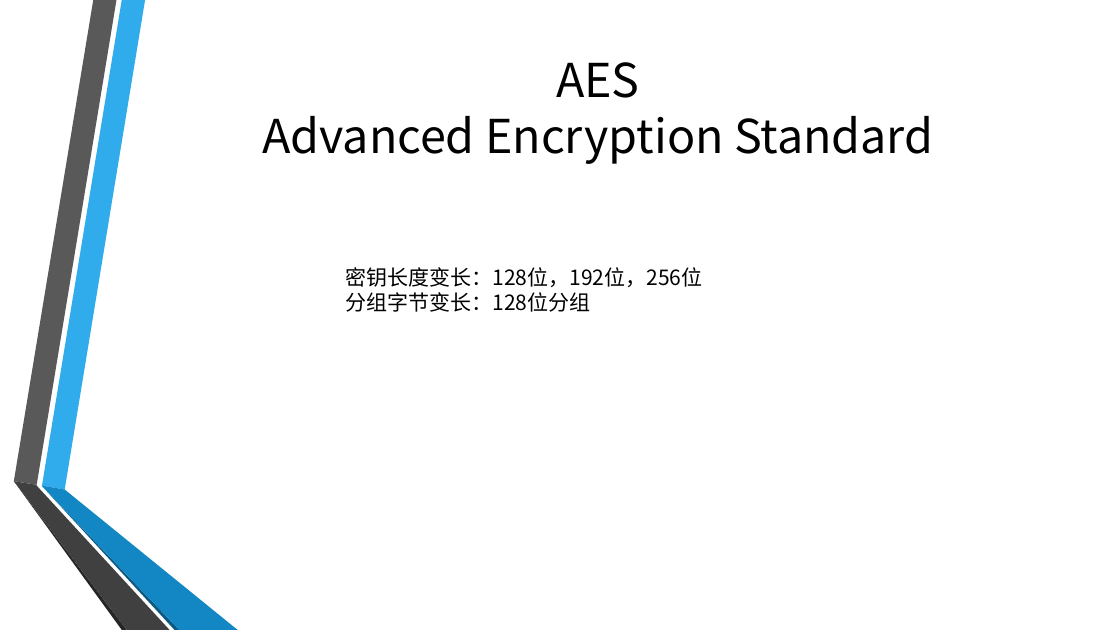
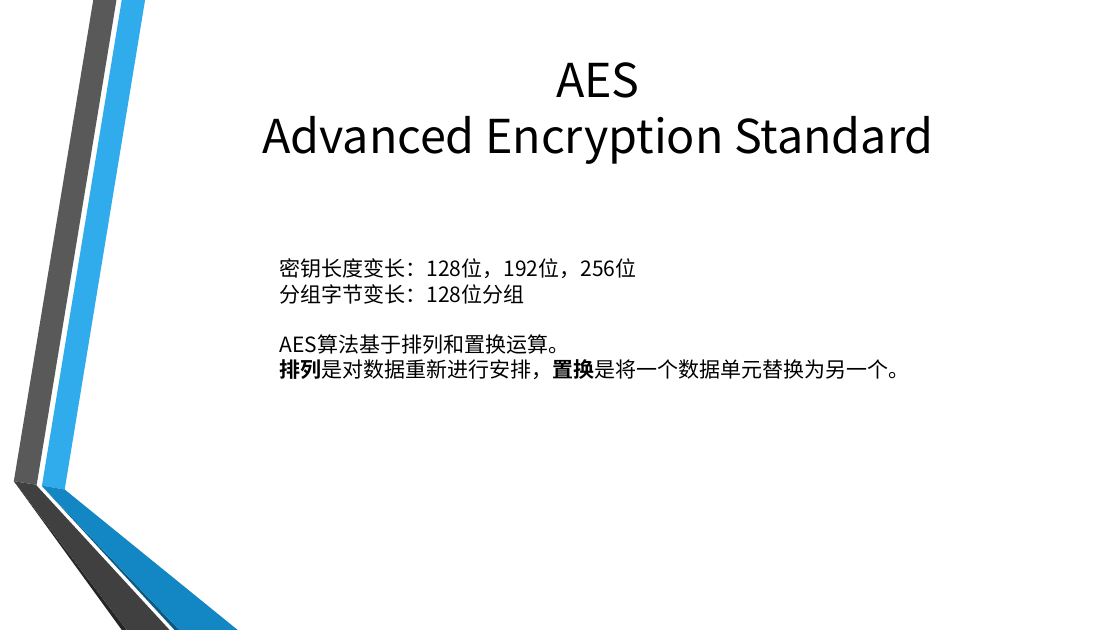
Before and after one commit to GloryXu/test-project, a slide deck: slide 12 of doc/安全.pptx. Drawn at 1120x630 pixels with LibreOffice and Linux fonts; fonts in the diff are those of the drawing; background and template pictures are left out. Boxes give left, top, right and bottom in pixels: in the first picture for what was removed or moved away, otherwise in the second. Text is boxed around its words. In the diff, an @@ line names an element or a change of style, - is before the commit and + after.

```diff
--- a/doc/安全.pptx
+++ b/doc/安全.pptx
@@ text "密钥长度变长：128位，192位，256位": place and size @@
-text "密钥长度变长：128位，192位，256位" at [346,267,703,312]
+text "密钥长度变长：128位，192位，256位" at [280,258,910,379]
@@ text at [280,334,910,379]: paragraphs added @@
+AES算法基于排列和置换运算。
+排列是对数据重新进行安排，置换是将一个数据单元替换为另一个。
```
Also in this commit, not shown: 2 other slides changed, 3 other files.
